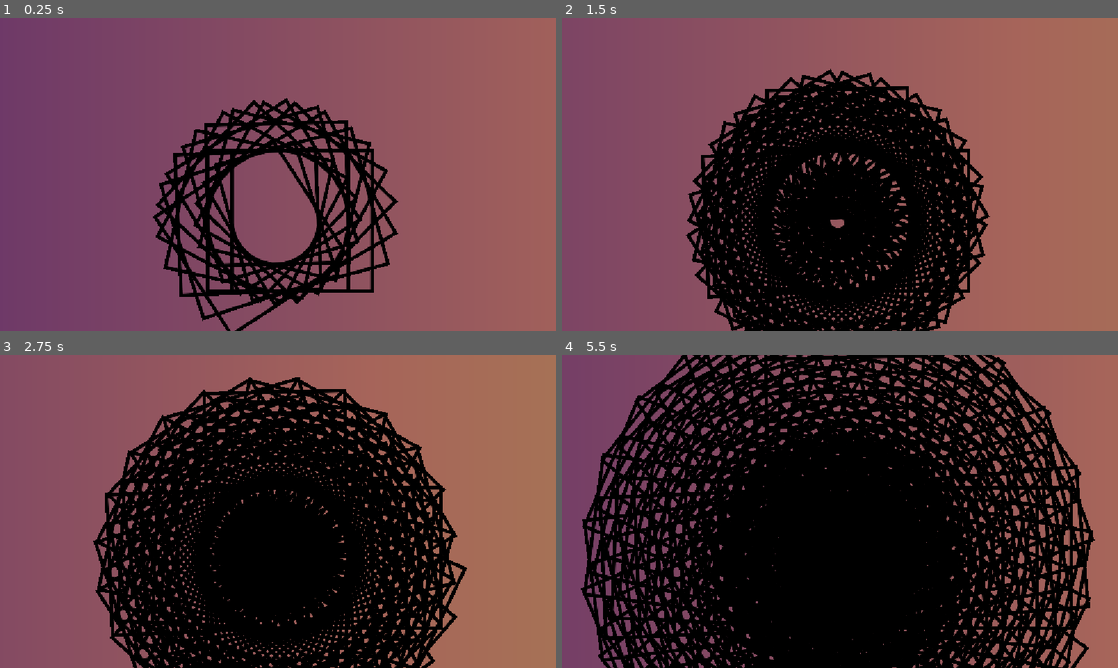
Above: before the commit, frames 1-4 (two rows, left to right).
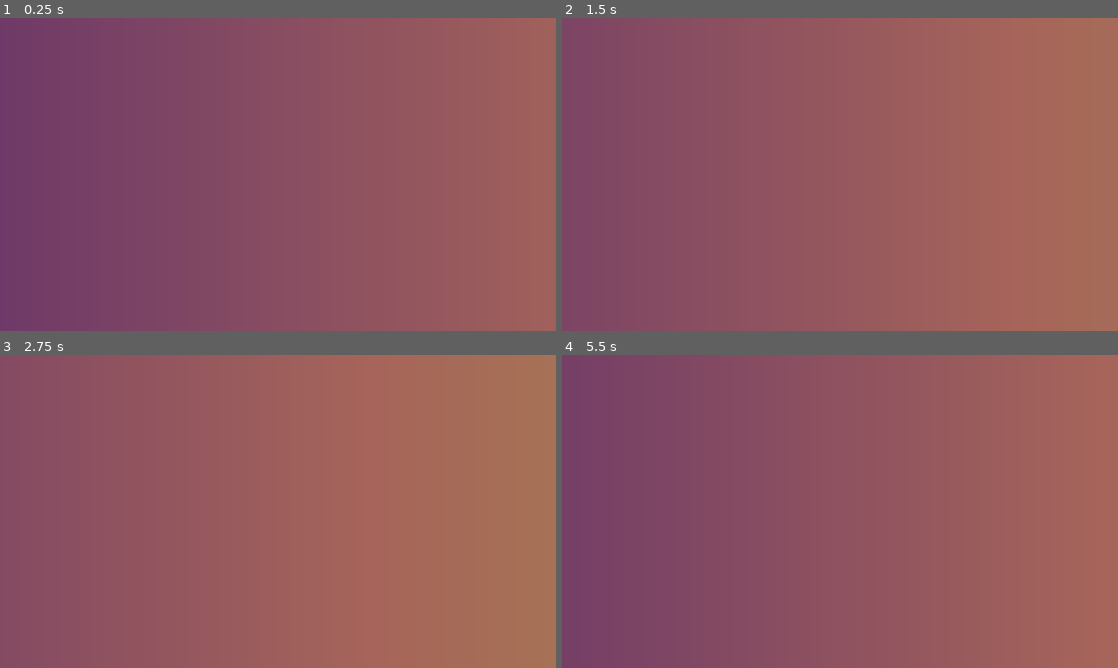
Above: after the commit, the same moments.

Repository: Juju-brz/GDVJ
Game: Godot game, scene res://templates/persianPattern.tscn
The game is run twice, just before and just after one commit, with the same random seed, the same clock (stepped at 60 frames per second) and the same inputs. This scene is started directly instead of the project's main scene.
Inputs (mouse positions are in pixels of both pictures, inside the frame that each line leads up to):
- Up to frame 1 (0.25 s): no input
- Up to frame 2 (1.5 s): move the mouse to (962, 158) at 0.52 s; move the mouse to (728, 190) at 1.27 s
- Up to frame 3 (2.75 s): move the mouse to (333, 442) at 2.02 s
- Up to frame 4 (5.5 s): move the mouse to (812, 574) at 2.77 s; move the mouse to (1006, 558) at 3.52 s; move the mouse to (673, 464) at 4.27 s; move the mouse to (867, 511) at 5.02 s

The runs differ from the first frame. In frame 1, 12% of the frame differs, in the area x 27-72%, y 25-100%; in frame 2, 34%; in frame 3, 46%; in frame 4, 73%, in the area x 3-96%, y 0-100%.

Commit message:
optimization and better baseScene

Diff:
--- a/baseScene.tscn
+++ b/baseScene.tscn
@@ -19,11 +19,13 @@
 offset_bottom = 674.0
 color = Color(1, 1, 1, 0)
 
-[node name="Square" type="Sprite2D" parent="."]
+[node name="Geo" type="Sprite2D" parent="."]
+z_index = 2
 position = Vector2(576, 420)
 scale = Vector2(0.63, 0.63)
 
 [node name="Control" type="Control" parent="."]
+z_index = 5
 layout_mode = 3
 anchors_preset = 0
 offset_right = 40.0
--- a/scripts/mainScript.gd
+++ b/scripts/mainScript.gd
@@ -23,7 +23,7 @@
 var duplicated_sprite
 var duplicated_spriteslist = []
 var last_sprite
-@onready var original_sprite = $Square
+@onready var original_sprite = $Geo
 
 
 #### FUNCTION ####
--- a/templates/01_Superpositions_Géometriques_MainScript.gd
+++ b/templates/01_Superpositions_Géometriques_MainScript.gd
@@ -35,7 +35,7 @@
 
 func _ready() -> void:
 	super._ready()
-	$Square.hide()
+	original_sprite.hide()
 	if backsquare:
 		backsquare.hide()
 
--- a/templates/01_Superpositions_géométriques.tscn
+++ b/templates/01_Superpositions_géométriques.tscn
@@ -25,8 +25,7 @@
 visible = false
 material = SubResource("ShaderMaterial_qwknm")
 
-[node name="Square" parent="." index="1"]
-z_index = 2
+[node name="Geo" parent="." index="1"]
 texture = ExtResource("4_qwknm")
 
 [node name="ColorRect2" type="ColorRect" parent="." index="2"]
@@ -35,9 +34,6 @@
 offset_right = 1164.0
 offset_bottom = 674.0
 color = Color(1, 1, 1, 0)
-
-[node name="Control" parent="." index="3"]
-z_index = 5
 
 [node name="CodeEdit" parent="Control" index="1"]
 offset_left = 37.0
